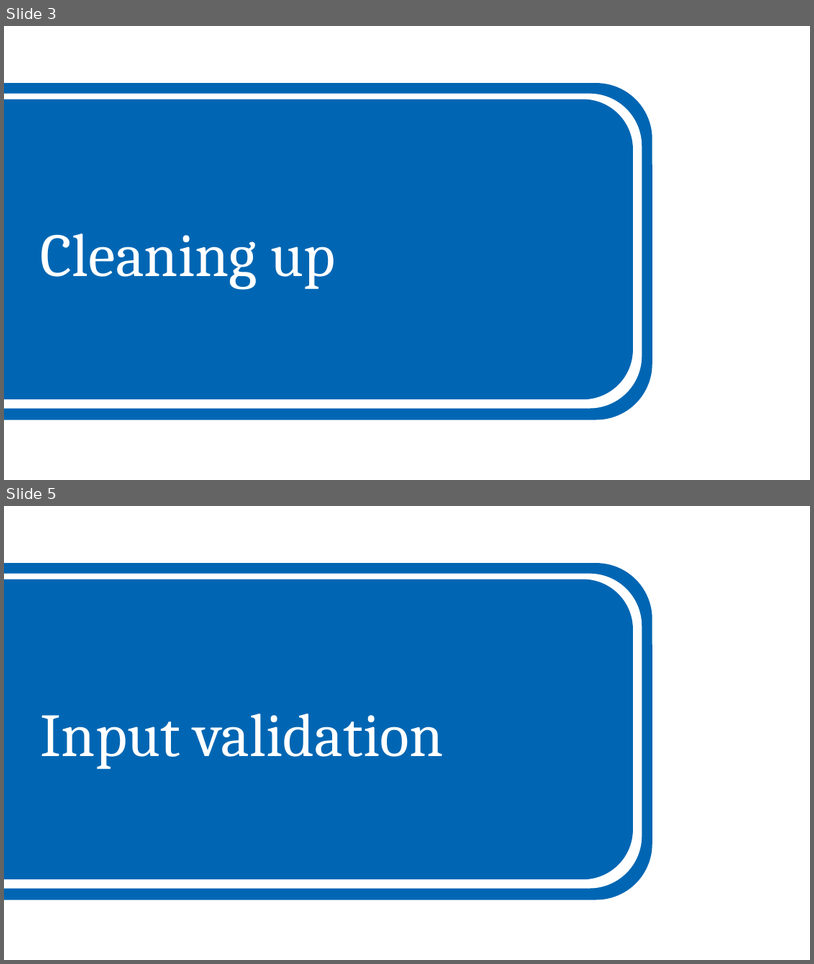
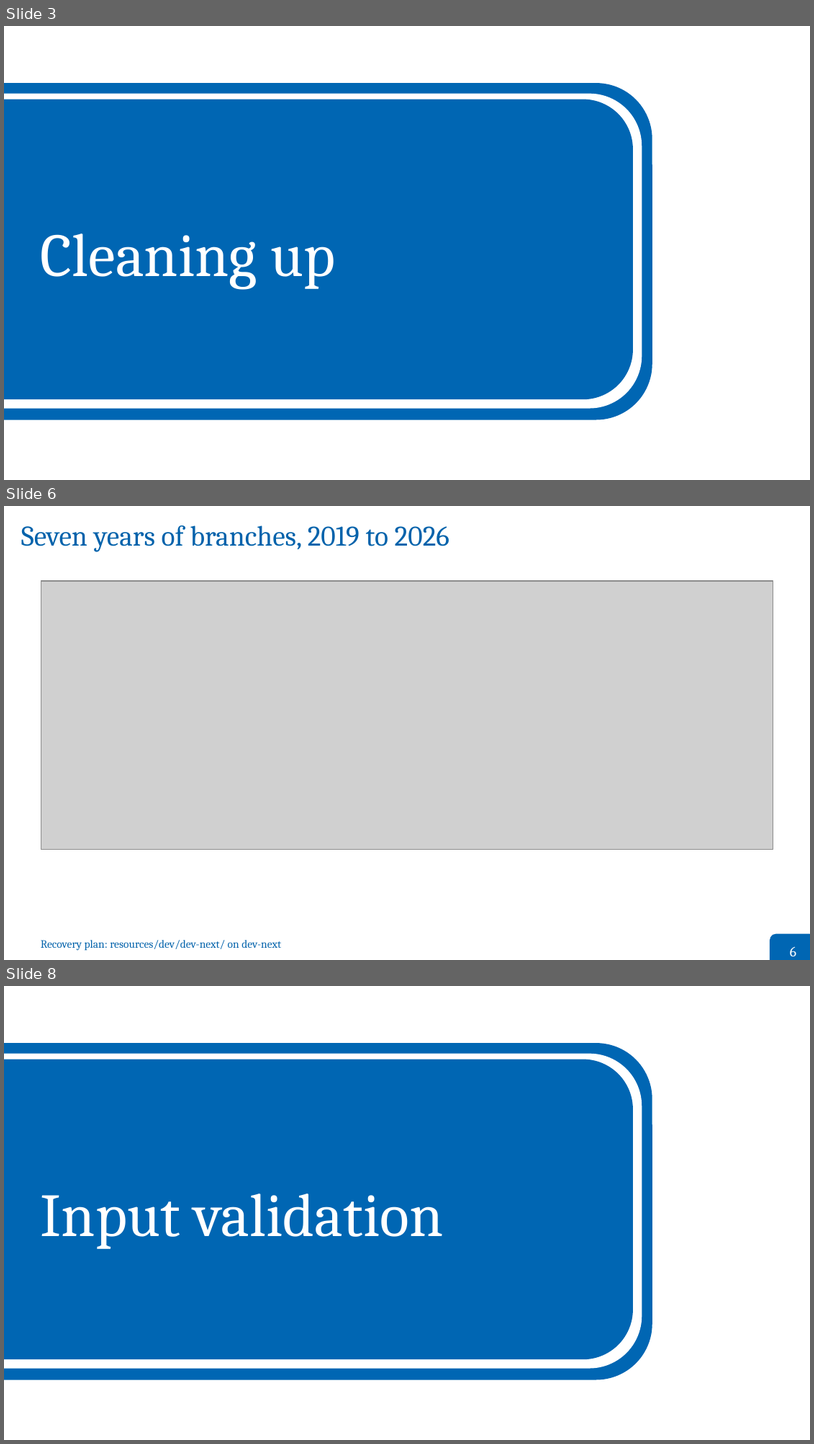
Before and after one commit to grand-mother/grand, a slide deck: resources/dev/dev-next/presentations/2026-10-01-GRAND_Weekly_Meeting/2026-10-01-Bustamante-GRAND_Weekly_Meeting.odp. Shown one above the other, each under a label of ours: slides 3 and 5 before the commit, slides 3, 6 and 8 after it; the slides between them are not shown. The pictures are 814x964 and 814x1444 pixels, drawn with LibreOffice and Linux fonts; fonts in the diff are those of the drawing; grey boxes stand for pictures. Boxes give left, top, right and bottom in pixels: in the first picture for what was removed or moved away, otherwise in the second. Text is boxed around its words. In the diff, an @@ line names an element or a change of style, - is before the commit and + after.

```diff
--- a/resources/dev/dev-next/presentations/2026-10-01-GRAND_Weekly_Meeting/2026-10-01-Bustamante-GRAND_Weekly_Meeting.odp
+++ b/resources/dev/dev-next/presentations/2026-10-01-GRAND_Weekly_Meeting/2026-10-01-Bustamante-GRAND_Weekly_Meeting.odp
@@ slide 6 added at (4,506,810,960), background #FFFFFF @@
@@ title added at (21,525,450,552), 28 pt, text #0262AB @@
+Seven years of branches, 2019 to 2026
@@ picture added at (41,581,773,849) @@
@@ rounded rectangle added at (770,934,810,960), fill #0066B3 @@
@@ text added at (41,939,281,950), 11 pt, text #0262AB @@
+Recovery plan: resources/dev/dev-next/ on dev-next
@@ text added at (790,946,797,956), 14 pt, text #FFFFFF @@
+6
@@ what was slide 5 is now slide 8 @@
```
Also in this commit, not shown: 7 slides changed, 8 other slides added, 4 slides removed, 9 other files.
